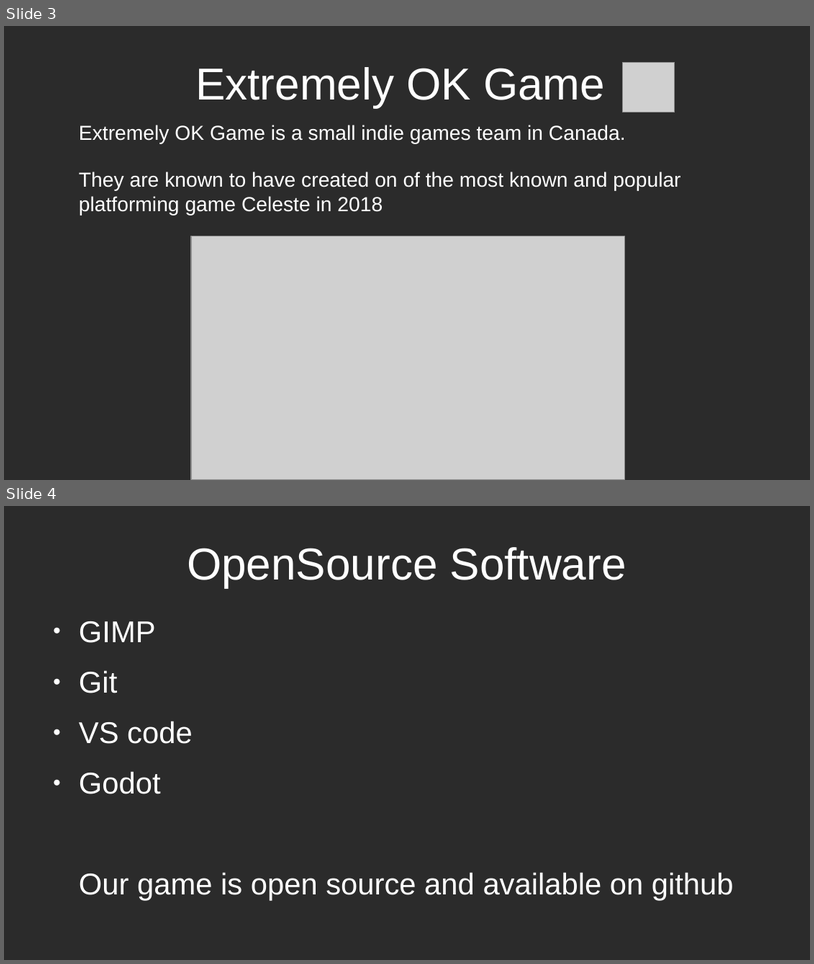
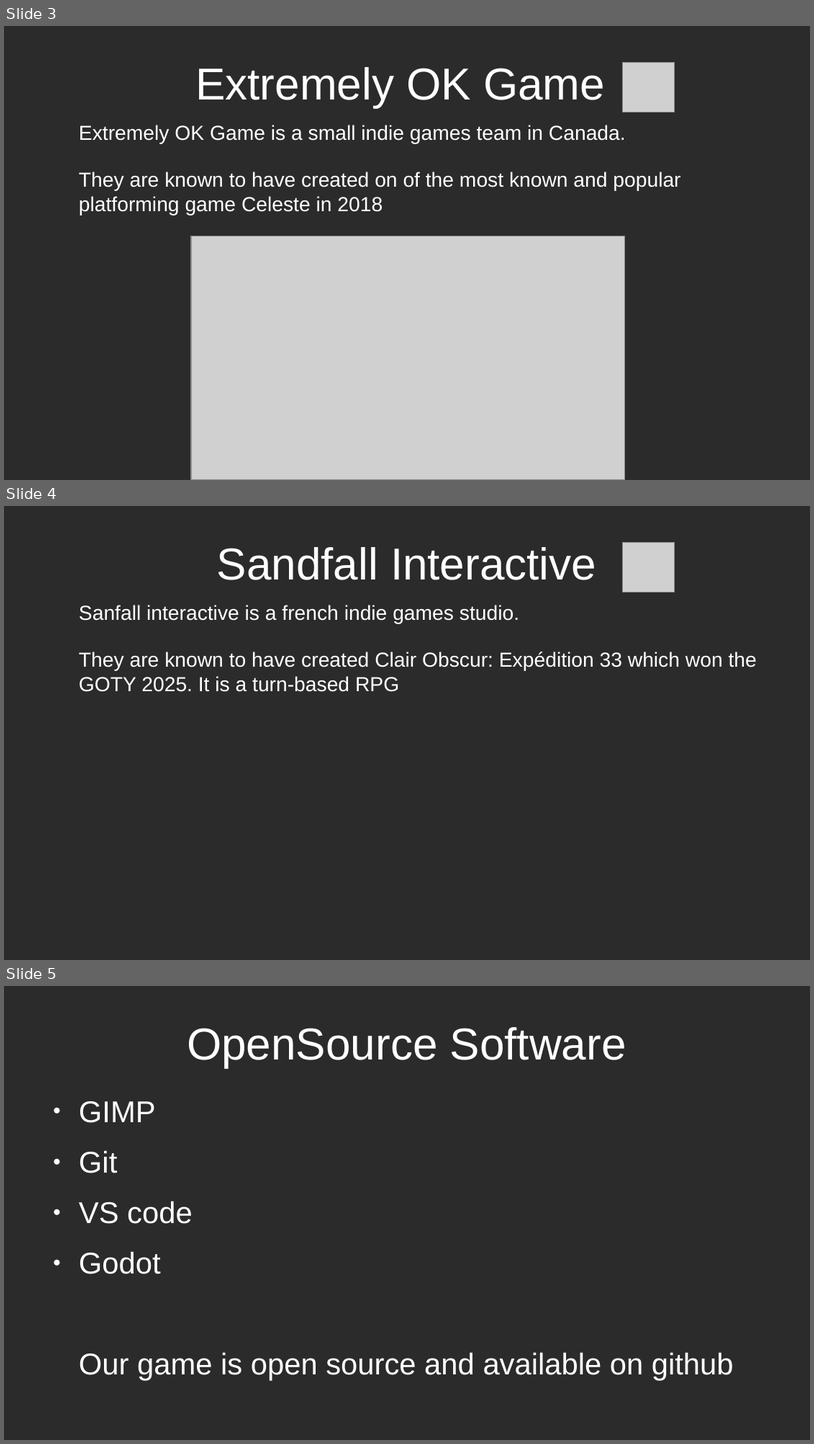
Before and after one commit to Gabi-Zar/The-Last-Aborigene, a slide deck: assets/diapo.odp. Shown one above the other, each under a label of ours: slides 3 and 4 before the commit, slides 3, 4 and 5 after it. The pictures are 814x964 and 814x1444 pixels, drawn with LibreOffice and Linux fonts; fonts in the diff are those of the drawing; grey boxes stand for pictures; background and template pictures are left out; a plain dark background stands for a picture behind light text. Boxes give left, top, right and bottom in pixels: in the first picture for what was removed or moved away, otherwise in the second. Text is boxed around its words. In the diff, an @@ line names an element or a change of style, - is before the commit and + after.

```diff
--- a/assets/diapo.odp
+++ b/assets/diapo.odp
@@ slide 4 added at bbox=[4, 506, 810, 960], background picture (left out) @@
@@ title added at bbox=[217, 547, 597, 580], 44 pt, text #FFFFFF @@
+Sandfall Interactive
@@ picture added at bbox=[623, 542, 675, 592] @@
@@ text added at bbox=[79, 605, 757, 692], 20 pt, text #FFFFFF @@
+Sanfall interactive is a french indie games studio.
+They are known to have created Clair Obscur: Expédition 33 which won the GOTY 2025. It is a turn-based RPG
@@ what was slide 4 is now slide 5 @@
```
Also in this commit, not shown: 2 other files.
